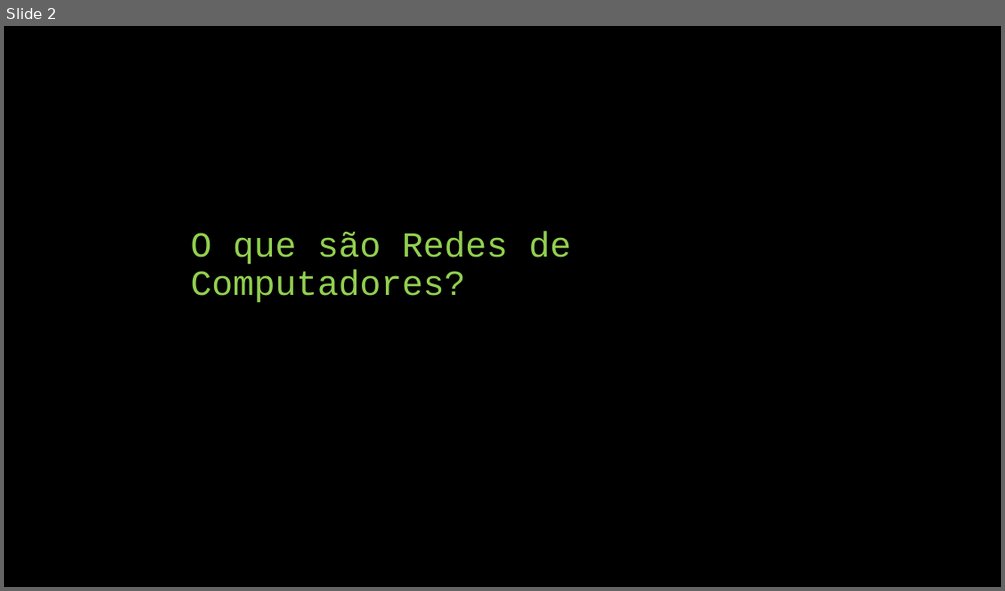
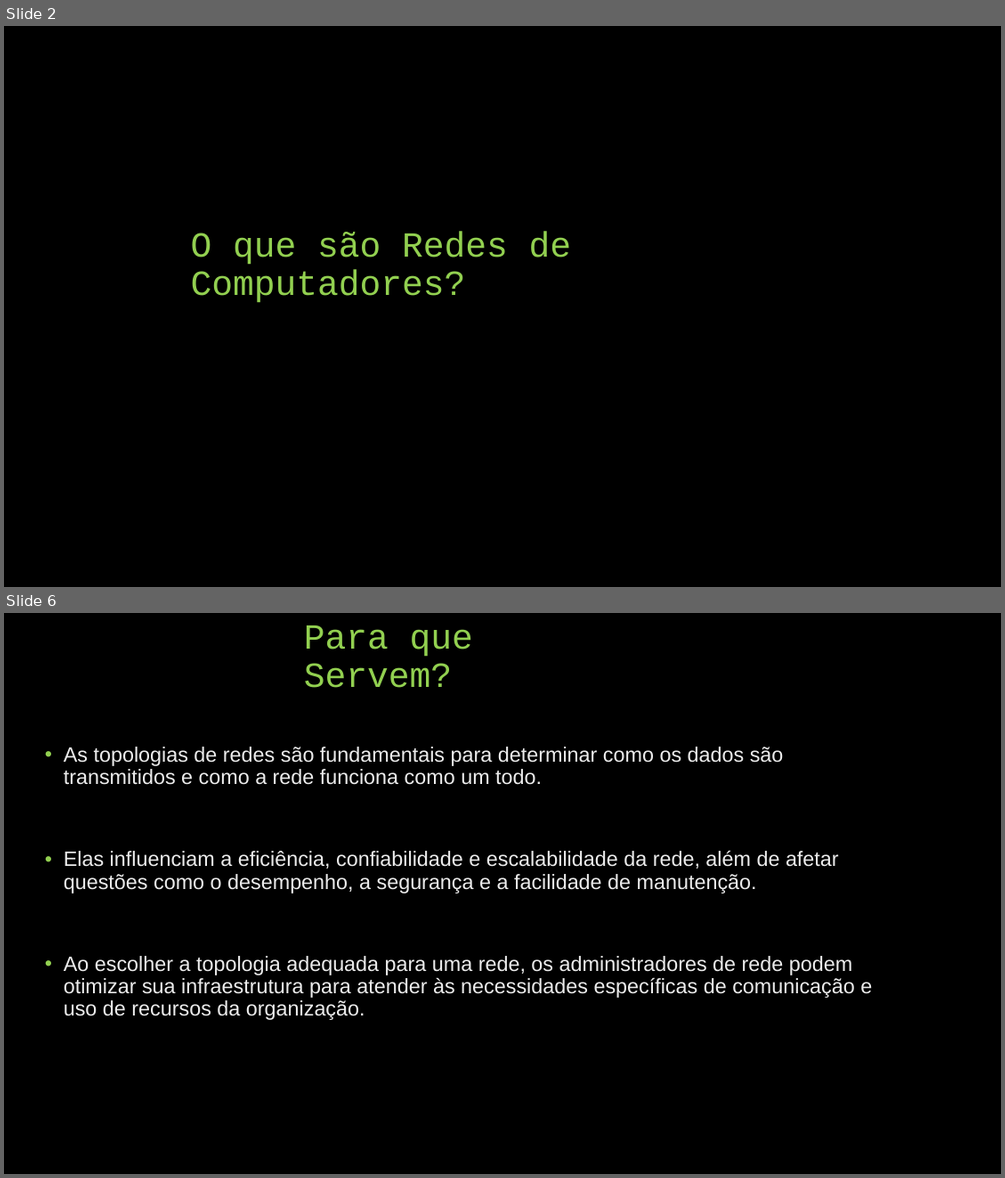
Before and after one commit to AlissoNNunes1/UNIT, a slide deck: rede de computadores/me1redes/Rede de Computadores.pptx. Shown one above the other, each under a label of ours: slide 2 before the commit, slides 2 and 6 after it; the slides between them are not shown. The pictures are 1005x591 and 1005x1178 pixels, drawn with LibreOffice and Linux fonts; fonts in the diff are those of the drawing. Boxes give left, top, right and bottom in pixels: in the first picture for what was removed or moved away, otherwise in the second. Text is boxed around its words. In the diff, an @@ line names an element or a change of style, - is before the commit and + after.

```diff
--- a/rede de computadores/me1redes/Rede de Computadores.pptx
+++ b/rede de computadores/me1redes/Rede de Computadores.pptx
@@ slide 6 added at (4,613,1001,1174), background #000000 @@
@@ title added at (304,625,473,688), 34 pt, text #92D050 @@
+Para que Servem?
@@ text added at (64,747,872,1020), 20 pt, text #ECECEC @@
+• As topologias de redes são fundamentais para determinar como os dados são transmitidos e como a rede funciona como um todo.
+• Elas influenciam a eficiência, confiabilidade e escalabilidade da rede, além de afetar questões como o desempenho, a segurança e a facilidade de manutenção.
+• Ao escolher a topologia adequada para uma rede, os administradores de rede podem otimizar sua infraestrutura para atender às necessidades específicas de comunicação e uso de recursos da organização.
```
Also in this commit, not shown: 1 slide changed, 10 other slides added, 9 slides removed, 26 other files.
